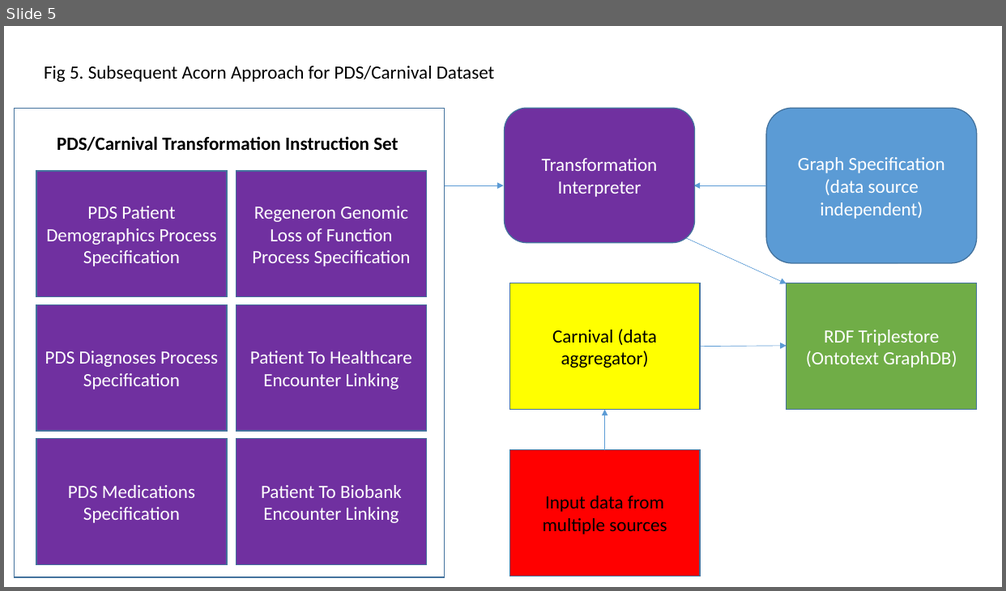
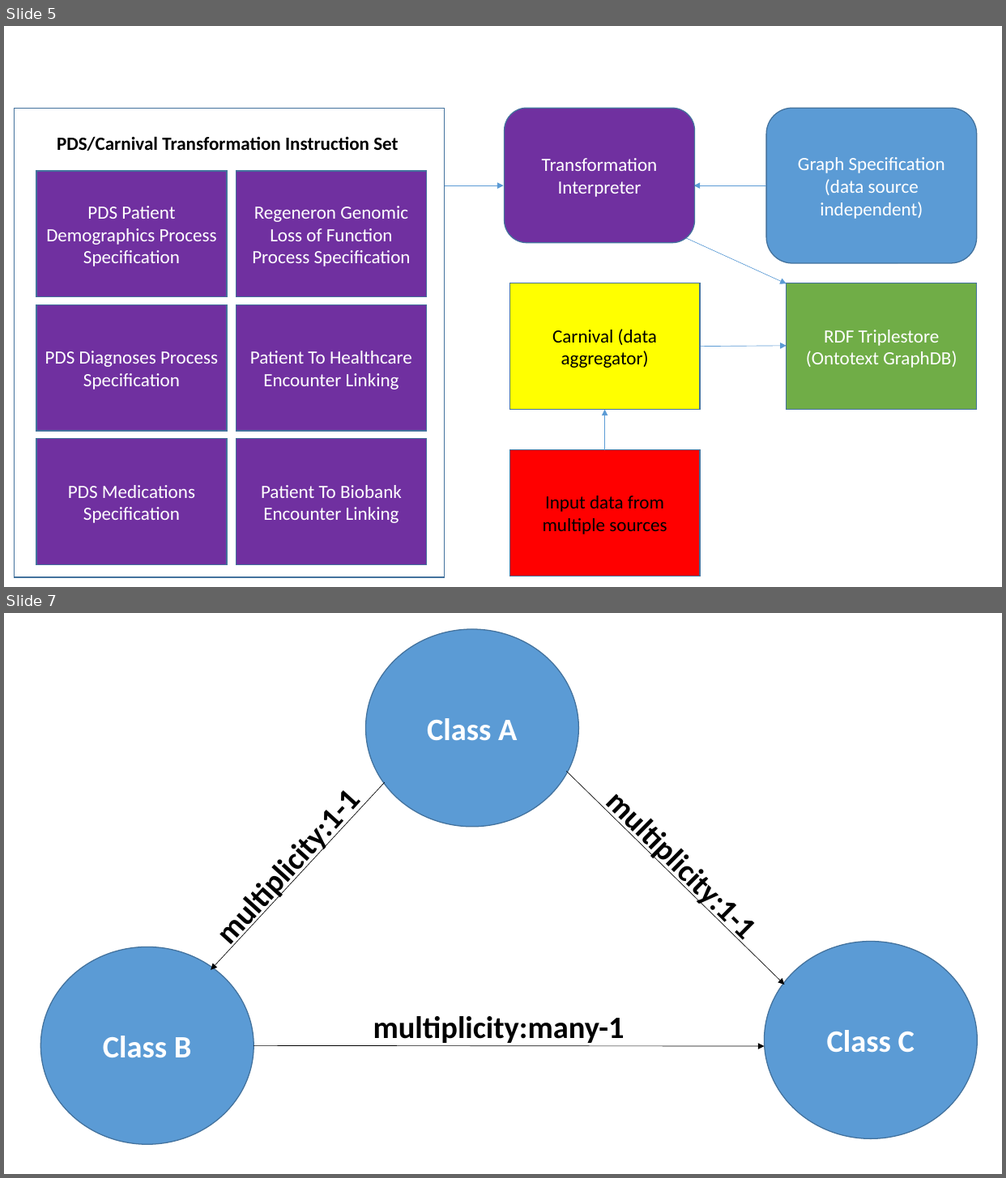
Before and after one commit to PennTURBO/semantic-engine, a slide deck: Acorn_diagrams.pptx. Shown one above the other, each under a label of ours: slide 5 before the commit, slides 5 and 7 after it; the slides between them are not shown. The pictures are 1006x591 and 1006x1178 pixels, drawn with LibreOffice and Linux fonts; fonts in the diff are those of the drawing. Boxes give left, top, right and bottom in pixels: in the first picture for what was removed or moved away, otherwise in the second. Text is boxed around its words. In the diff, an @@ line names an element or a change of style, - is before the commit and + after.

```diff
--- a/Acorn_diagrams.pptx
+++ b/Acorn_diagrams.pptx
@@ slide 7 added at [4, 613, 1002, 1174], background #FFFFFF @@
@@ ellipse added at [365, 629, 579, 827], fill #5B9BD5, outline #43739E 1 pt, 30 pt, text #FFFFFF, bold @@
+Class A
@@ arrow added from (385, 782) to (211, 970), #000000 0.5 pt @@
@@ arrow added from (566, 771) to (785, 985), #000000 0.5 pt @@
@@ text added at [298, 803, 360, 838], 30 pt, text #000000, bold @@
+multiplicity:1-1
@@ text added at [708, 885, 744, 938], 30 pt, text #000000, bold @@
+multiplicity:1-1
@@ ellipse added at [40, 947, 254, 1144], fill #5B9BD5, outline #43739E 1 pt, 30 pt, text #FFFFFF, bold @@
+Class B
@@ ellipse added at [765, 942, 978, 1139], fill #5B9BD5, outline #43739E 1 pt, 30 pt, text #FFFFFF, bold @@
+Class C
@@ text added at [373, 1016, 624, 1046], 30 pt, text #000000, bold @@
+multiplicity:many-1
@@ arrow added from (254, 1046) to (765, 1046), #000000 0.5 pt @@
@@ slide 5 changed as well @@
@@ text removed at [44, 66, 495, 82] @@
-Fig 5. Subsequent Acorn Approach for PDS/Carnival Dataset
```
Also in this commit, not shown: 5 other slides changed, 1 other file.
